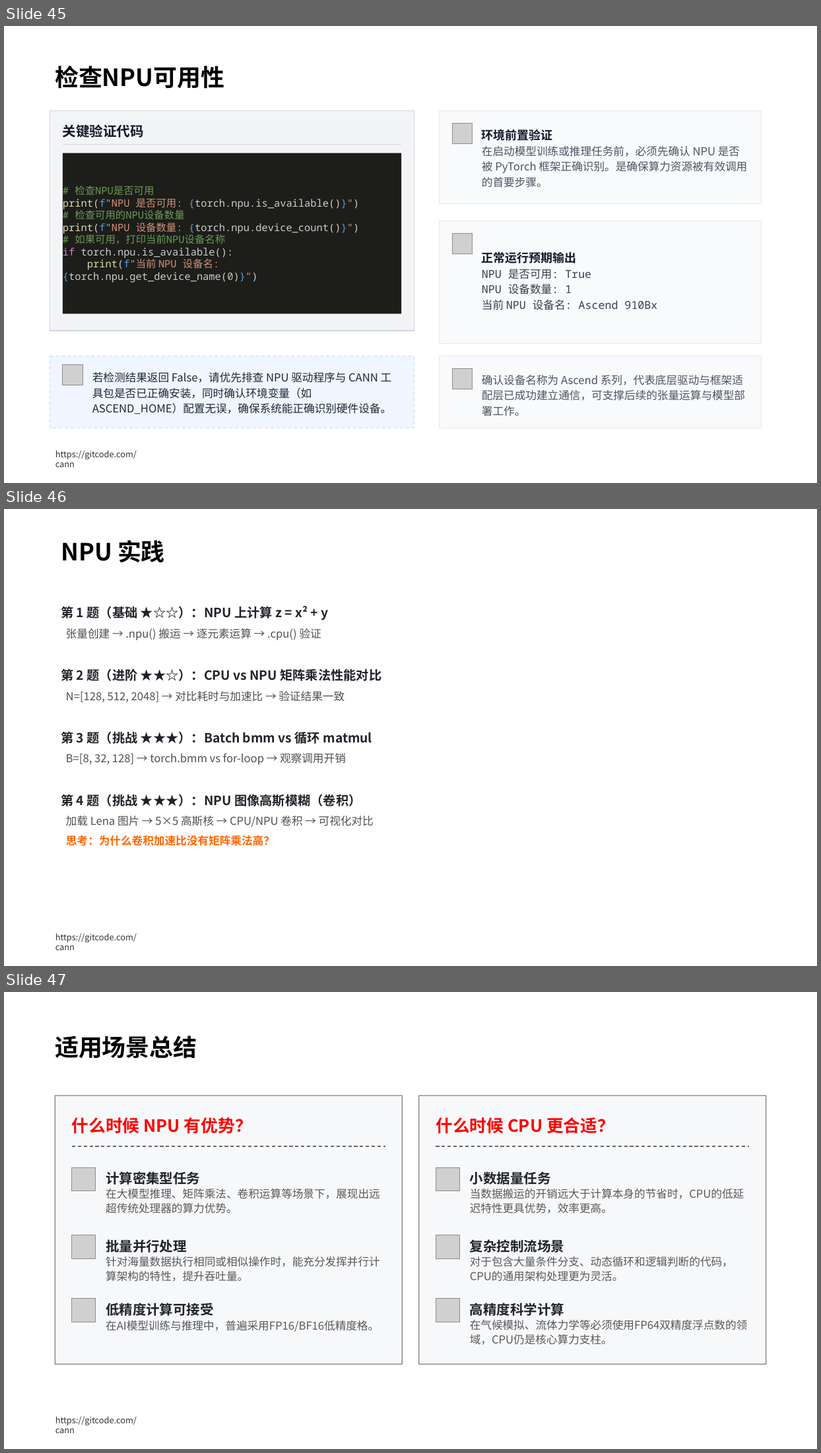
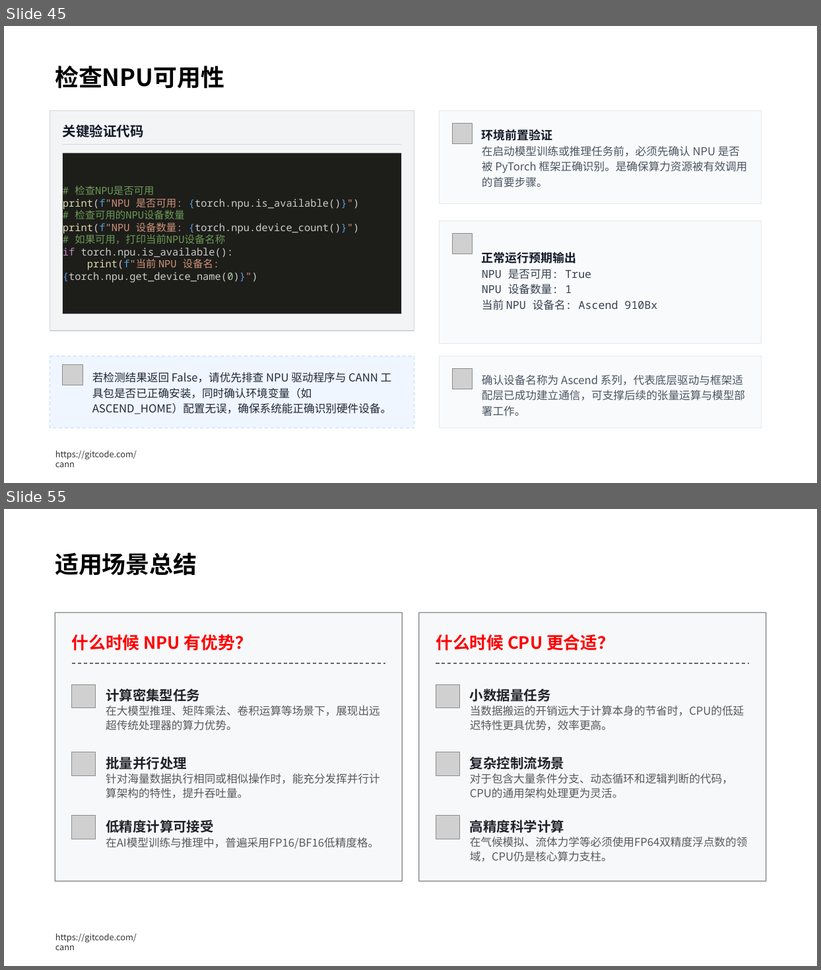
Before and after one commit to hicann/cann-learning-hub, a slide deck: quick_start/cann_basics/slides/artificial_intelligence_basics.pptx. Shown one above the other, each under a label of ours: slides 45, 46 and 47 before the commit, slides 45 and 55 after it; the slides between them are not shown. The pictures are 821x1453 and 821x970 pixels, drawn with LibreOffice and Linux fonts; fonts in the diff are those of the drawing; grey boxes stand for pictures; background and template pictures are left out. Boxes give left, top, right and bottom in pixels: in the first picture for what was removed or moved away, otherwise in the second. Text is boxed around its words. In the diff, an @@ line names an element or a change of style, - is before the commit and + after.

Commit message:
更新ppt和图片

# message auto-generated for no-merge-commit merge:
!1028 merge fix/issue-592/593-master into master

更新ppt和图片

Description:   Closes [#592](https://gitcode.com/cann/cann-learning-hub/issues/592)
  Closes [#593](https://gitcode.com/cann/cann-learning-hub/issues/593)

See merge request: cann/cann-learning-hub!1028

```diff
--- a/quick_start/cann_basics/slides/artificial_intelligence_basics.pptx
+++ b/quick_start/cann_basics/slides/artificial_intelligence_basics.pptx
@@ slide 46 removed at [4, 509, 817, 966], background #FFFFFF; not listed: 1 template element that a slide beside it also shows @@
@@ text removed at [61, 540, 165, 562] @@
-NPU 实践
@@ text removed at [61, 606, 382, 846] @@
-第 1 题（基础 ★☆☆）：NPU 上计算 z = x² + y
-张量创建 → .npu() 搬运 → 逐元素运算 → .cpu() 验证
-第 2 题（进阶 ★★☆）：CPU vs NPU 矩阵乘法性能对比
-N=[128, 512, 2048] → 对比耗时与加速比 → 验证结果一致
-第 3 题（挑战 ★★★）：Batch bmm vs 循环 matmul
-B=[8, 32, 128] → torch.bmm vs for-loop → 观察调用开销
-第 4 题（挑战 ★★★）：NPU 图像高斯模糊（卷积）
-加载 Lena 图片 → 5×5 高斯核 → CPU/NPU 卷积 → 可视化对比
-思考：为什么卷积加速比没有矩阵乘法高？
@@ what was slide 47 is now slide 55 @@
```
Also in this commit, not shown: 8 slides changed, 10 slides added, 1 other file.
